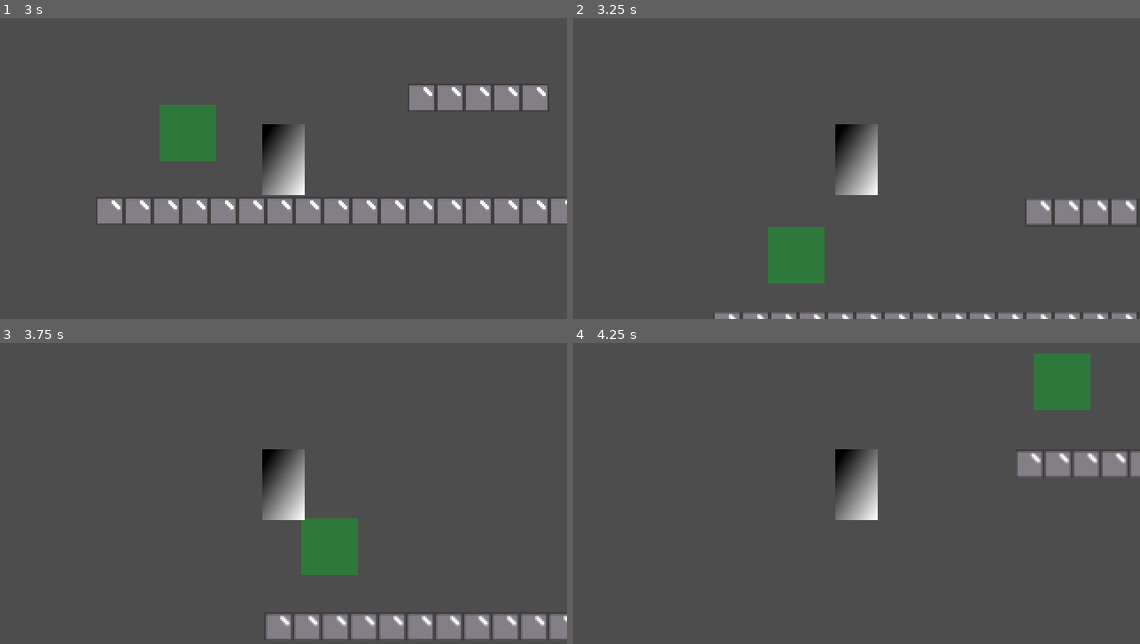
Above: before the commit, frames 1-4 (two rows, left to right).
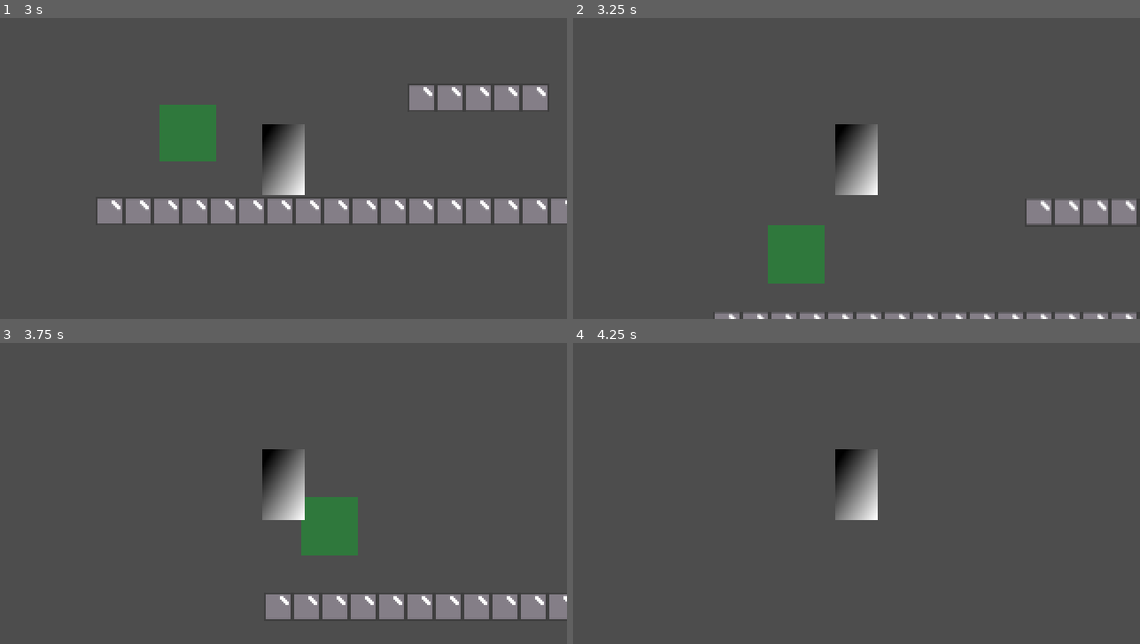
Above: after the commit, the same moments.

Repository: Burning-Cactus/MVM28-Symbiote
Game: Godot game, scene res://test_world.tscn
The game is run twice, just before and just after one commit, with the same random seed, the same clock (stepped at 60 frames per second) and the same inputs.
Inputs:
- Up to frame 1 (3 s): hold Shift (run) 0.53-1.28 s; hold D (move_right) 0.53-2.03 s; tap Space (jump) at 0.77, 1.52 s; tap Shift (run) at 1.35, 2.85 s; hold Shift (run) 2.03-2.78 s; hold A (move_left) from 2.03 s (still down)
- Up to frame 2 (3.25 s): keep holding A (move_left); tap Space (jump) at 3.02 s
- Up to frame 3 (3.75 s): keep holding A (move_left); hold Shift (run) from 3.53 s (still down)
- Up to frame 4 (4.25 s): keep holding A (move_left); keep holding Shift (run); tap Space (jump) at 3.77 s

Frame 1 is identical in both runs. In frame 2, less than 0.1% of the frame differs, in the area x 34-45%, y 68-70%; in frame 3, 7.8%, in the area x 46-100%, y 51-99%; in frame 4, 3.4%.

Commit message:
Player will now pass through slime

Diff:
--- a/enemies/mobs/slime/slime.tscn
+++ b/enemies/mobs/slime/slime.tscn
@@ -5,7 +5,7 @@
 [ext_resource type="Script" uid="uid://bilvuvk354ubd" path="res://enemies/mobs/slime/hitbox.gd" id="3_1ivff"]
 
 [sub_resource type="RectangleShape2D" id="RectangleShape2D_wc24c"]
-size = Vector2(32, 32)
+size = Vector2(32, 5)
 
 [sub_resource type="SpriteFrames" id="SpriteFrames_xienu"]
 animations = [{
@@ -23,9 +23,13 @@
 
 [node name="slime" type="CharacterBody2D"]
 z_index = -1
+scale = Vector2(1, 1.00834)
+collision_layer = 2
 script = ExtResource("1_1tugl")
 
 [node name="CollisionShape2D" type="CollisionShape2D" parent="."]
+z_as_relative = false
+position = Vector2(0, 13.5)
 shape = SubResource("RectangleShape2D_wc24c")
 one_way_collision = true
 one_way_collision_margin = 0.0
@@ -39,12 +43,15 @@
 script = ExtResource("3_1ivff")
 
 [node name="CollisionShape2D" type="CollisionShape2D" parent="hitbox"]
+z_as_relative = false
 shape = SubResource("RectangleShape2D_w8rxk")
 
 [node name="LeftRayCast" type="RayCast2D" parent="."]
-position = Vector2(-22, 0)
+position = Vector2(-23, 16)
+target_position = Vector2(0, 30)
 
 [node name="RightRayCast" type="RayCast2D" parent="."]
-position = Vector2(21, 0)
+position = Vector2(23, 16)
+target_position = Vector2(0, 30)
 
 [connection signal="body_entered" from="hitbox" to="hitbox" method="_on_body_entered"]
